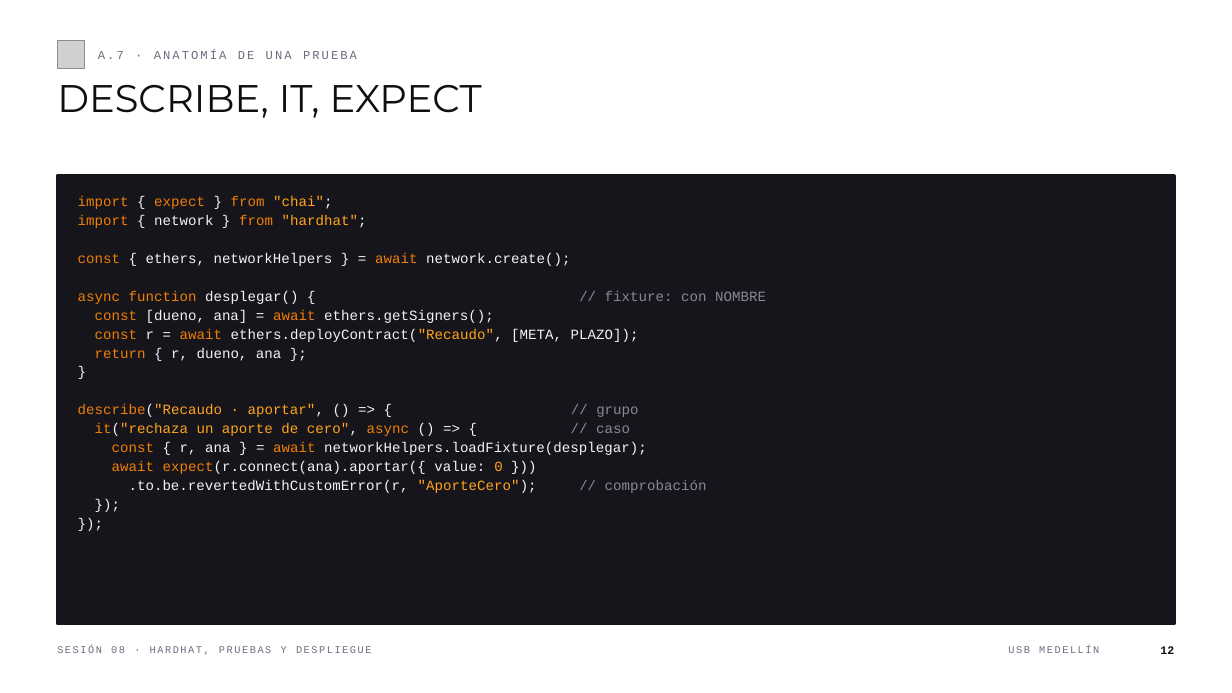
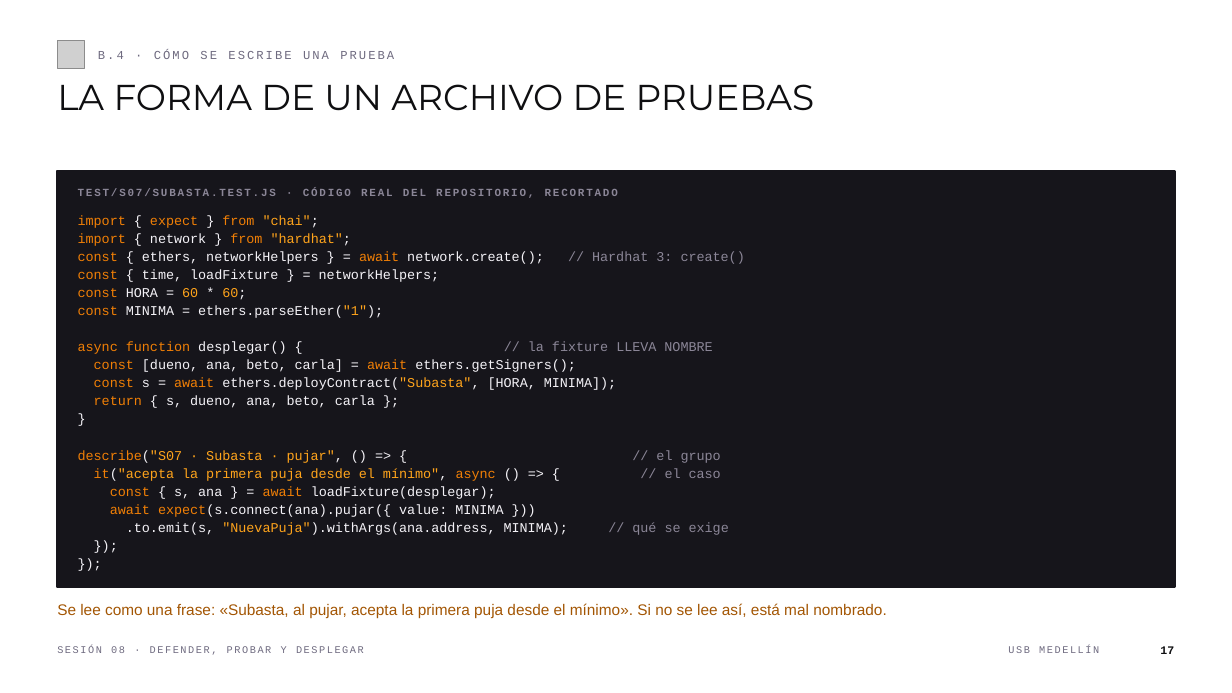
Before and after one commit to andresdapena81/curso-blockchain-web3-usb, a slide deck: slide 17 of material/Sesion-08-Blockchain-Web3.pptx (slide 12 before the commit). Drawn at 1232x693 pixels with LibreOffice and Linux fonts; fonts in the diff are those of the drawing; grey boxes stand for pictures. Boxes give left, top, right and bottom in pixels: in the first picture for what was removed or moved away, otherwise in the second. Text is boxed around its words. In the diff, an @@ line names an element or a change of style, - is before the commit and + after.

```diff
--- a/material/Sesion-08-Blockchain-Web3.pptx
+++ b/material/Sesion-08-Blockchain-Web3.pptx
@@ text at (98, 50, 394, 59): text changed @@
-A.7 · ANATOMÍA DE UNA PRUEBA
+B.4 · CÓMO SE ESCRIBE UNA PRUEBA
@@ text at (57, 84, 815, 111): text changed; size 30 to 28 pt @@
-DESCRIBE, IT, EXPECT
+LA FORMA DE UN ARCHIVO DE PRUEBAS
@@ rectangle: place and size @@
-rectangle at (57, 176, 1175, 624)
+rectangle at (57, 171, 1175, 587)
@@ text added at (78, 188, 618, 198), 8.5 pt, text #8B8697, bold @@
+TEST/S07/SUBASTA.TEST.JS · CÓDIGO REAL DEL REPOSITORIO, RECORTADO
@@ text at (78, 215, 351, 246): size 11 to 10.5 pt in "import { expect } from "chai";", "import { network } from "hardhat";", "}", "});" and 1 more places @@
@@ text "import { expect } from ...": place and size @@
-text "import { expect } from ..." at (78, 196, 766, 493)
+text "import { expect } from ..." at (78, 215, 729, 535)
@@ text at (78, 251, 712, 408): text changed; size 11 to 10.5 pt @@
-const { ethers, networkHelpers } = await network.create();
-async function desplegar() { // fixture: con NOMBRE
-const [dueno, ana] = await ethers.getSigners();
-const r = await ethers.deployContract("Recaudo", [META, PLAZO]);
-return { r, dueno, ana };
+const { ethers, networkHelpers } = await network.create(); // Hardhat 3: create()
+const { time, loadFixture } = networkHelpers;
+const HORA = 60 * 60;
+const MINIMA = ethers.parseEther("1");
+async function desplegar() { // la fixture LLEVA NOMBRE
+const [dueno, ana, beto, carla] = await ethers.getSigners();
+const s = await ethers.deployContract("Subasta", [HORA, MINIMA]);
+return { s, dueno, ana, beto, carla };
@@ text at (78, 450, 729, 535): text changed; size 11 to 10.5 pt @@
-describe("Recaudo · aportar", () => { // grupo
-it("rechaza un aporte de cero", async () => { // caso
-const { r, ana } = await networkHelpers.loadFixture(desplegar);
-await expect(r.connect(ana).aportar({ value: 0 }))
-.to.be.revertedWithCustomError(r, "AporteCero"); // comprobación
+describe("S07 · Subasta · pujar", () => { // el grupo
+it("acepta la primera puja desde el mínimo", async () => { // el caso
+const { s, ana } = await loadFixture(desplegar);
+await expect(s.connect(ana).pujar({ value: MINIMA }))
+.to.emit(s, "NuevaPuja").withArgs(ana.address, MINIMA); // qué se exige
@@ text added at (57, 603, 886, 619), 12 pt, text #A35604 @@
+Se lee como una frase: «Subasta, al pujar, acepta la primera puja desde el mínimo». Si no se lee así, está mal nombrado.
@@ text at (57, 646, 364, 655): text changed @@
-SESIÓN 08 · HARDHAT, PRUEBAS Y DESPLIEGUE
+SESIÓN 08 · DEFENDER, PROBAR Y DESPLEGAR
@@ text at (1160, 646, 1174, 654): text changed @@
-12
+17
```
Also in this commit, not shown: 29 other slides changed, 27 slides added, 13 slides removed, 2 other files.
